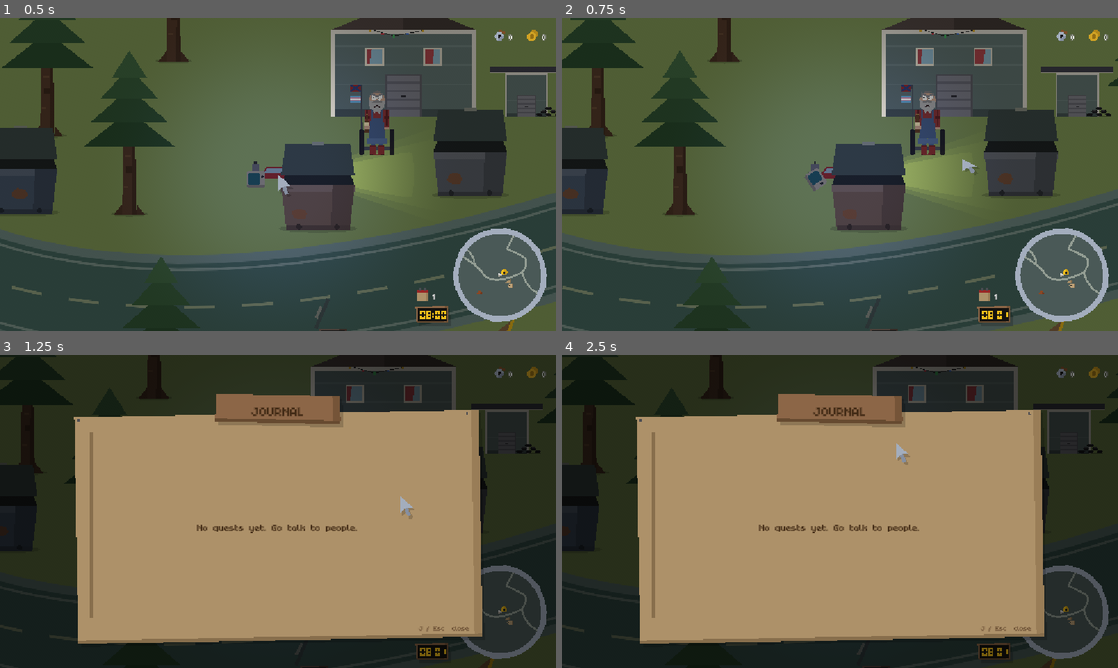
Above: before the commit, frames 1-4 (two rows, left to right).
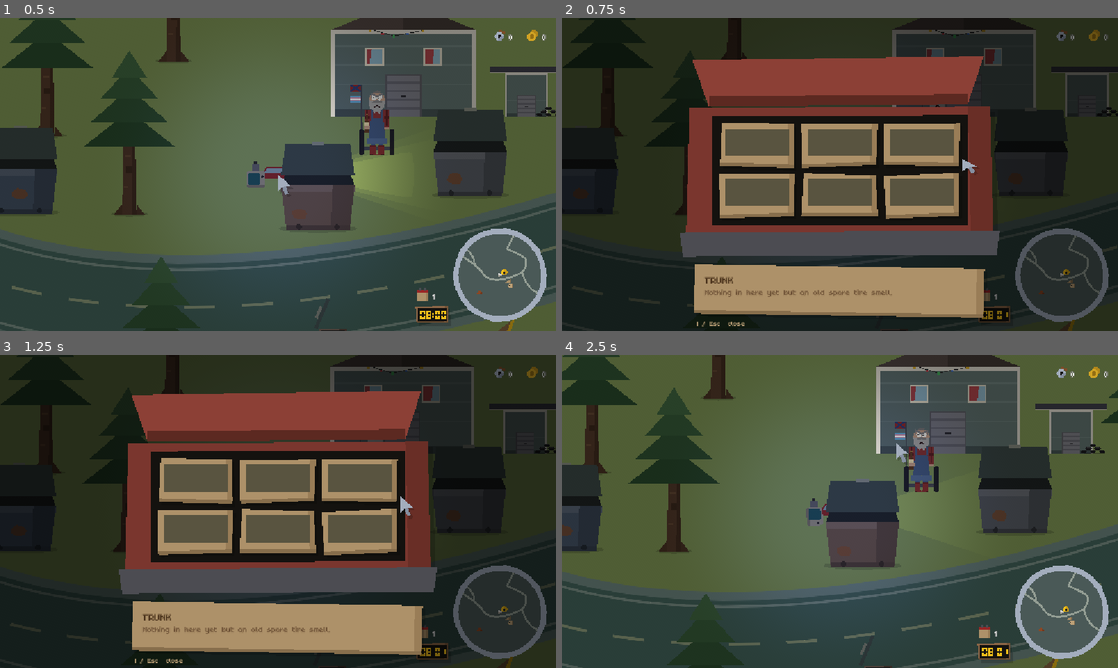
Above: after the commit, the same moments.

Repository: davidkovacwebdev/junkyard-drag-racing
Game: Godot game, scene res://scenes/world/main.tscn
The game is run twice, just before and just after one commit, with the same random seed, the same clock (stepped at 60 frames per second) and the same inputs. This scene is started directly instead of the project's main scene.
Inputs (mouse positions are in pixels of both pictures, inside the frame that each line leads up to):
- Up to frame 1 (0.5 s): no input
- Up to frame 2 (0.75 s): tap Enter (ui_accept) at 0.5 s; move the mouse to (962, 158) at 0.52 s; hold Right (ui_right) from 0.53 s (still down); tap I at 0.6 s; click (962, 158) at 0.67 s
- Up to frame 3 (1.25 s): keep holding Right (ui_right); tap Enter (ui_accept) at 0.77, 1.07 s; tap J at 0.8 s
- Up to frame 4 (2.5 s): release Right (ui_right) at 1.25 s; drag from (728, 527) to (812, 574) at 1.27 s; tap Enter (ui_accept) at 2 s; move the mouse to (895, 442) at 2.02 s; hold Right (ui_right) from 2.03 s (still down); tap E at 2.1 s; click (895, 442) at 2.17 s; tap I at 2.3 s

Frame 1 is identical in both runs. In frame 2, 88% of the frame differs, in the area x 0-100%, y 0-100%; in frame 3, 53%; in frame 4, 96%.

Commit message:
Add the trunk: I opens the car's trunk with six item slots
- Trunk autoload draws the open trunk (lid up, boot space, bumper) with six
  cardboard slots holding Inventory.owned_items; hover shows name and
  description. Pauses like the journal; I or Esc closes.
- Inventory holds at most 6 items; the shop says so when the trunk is full
  and mentions bought items go in the trunk.
- Journal.hud_allowed() shared so both overlays open in the same places.
- trunk_open / trunk_close synthesized sounds.

Co-Authored-By: Claude Opus 5.5 <noreply@anthropic.com>

Diff:
--- a/autoload/inventory.gd
+++ b/autoload/inventory.gd
@@ -38,6 +38,8 @@
 ## Tools and gadgets bought at the shop (see ItemData). Owning one is all
 ## there is to it: an item is either had or not.
 var owned_items: Array[ItemData] = []
+## Spaces in the trunk (I), and so the most items the player can carry.
+const ITEM_SLOTS := 6
 
 ## Add to the scrap tally. Returns the new total.
 func add_scrap(amount: int) -> int:
@@ -189,10 +191,13 @@
 			return true
 	return false
 
-## Pays for `item` and adds it. False (and nothing changes) when it's already
-## owned or the player can't afford it.
+func is_trunk_full() -> bool:
+	return owned_items.size() >= ITEM_SLOTS
+
+## Pays for `item` and puts it in the trunk. False (and nothing changes) when
+## it's already owned, the trunk is full, or the player can't afford it.
 func buy_item(item: ItemData) -> bool:
-	if item == null or has_item(item.id) or money < item.price:
+	if item == null or has_item(item.id) or is_trunk_full() or money < item.price:
 		return false
 	money -= item.price
 	owned_items.append(item)
--- a/autoload/journal.gd
+++ b/autoload/journal.gd
@@ -97,10 +97,10 @@
 		get_viewport().set_input_as_handled()
 
 func _process(_delta: float) -> void:
-	_tracker.visible = Quests.tracked != null and not _open and _hud_allowed()
+	_tracker.visible = Quests.tracked != null and not _open and hud_allowed()
 	if _tracker.visible:
 		_refresh_tracker()
-	if _toast.visible and (not _hud_allowed() or _dialog_open()):
+	if _toast.visible and (not hud_allowed() or _dialog_open()):
 		_toast.visible = false
 	if not _pending_toast.is_empty() and not _dialog_open():
 		var card := _pending_toast
@@ -109,9 +109,11 @@
 
 ## The world (or a building) is on screen and nothing else has the player.
 func _can_open() -> bool:
-	return _hud_allowed() and not get_tree().paused
-
-func _hud_allowed() -> bool:
+	return hud_allowed() and not get_tree().paused
+
+## The world (or a building) is on screen: not a menu, not a race, no
+## cutscene. The trunk (I) uses the same rule.
+func hud_allowed() -> bool:
 	var scene := get_tree().current_scene
 	if scene == null or Cutscenes.is_active():
 		return false
--- /dev/null
+++ b/autoload/trunk.gd
@@ -0,0 +1,161 @@
+extends CanvasLayer
+## The trunk (autoload `Trunk`): I pops the car's trunk open to show the
+## things the player carries that aren't car parts: quest items, gadgets,
+## anything bought at the shop (Inventory.owned_items). Six spaces, filled
+## in the order things were picked up. Hover a space to read what's in it.
+##
+## Pauses the game like the journal and the pause menu; I or Esc closes it.
+## Only opens where the journal can (world and buildings, no cutscene).
+
+const LAYER := 46
+const PANEL_SIZE := Vector2(660.0, 420.0)
+const COLUMNS := 3
+const SLOT_GAP := Vector2(18.0, 16.0)
+const OVERLAY_ALPHA := 0.5
+const EMPTY_HINT := "Hover something to look at it."
+const NOTHING_HINT := "Nothing in here yet but an old spare tire smell."
+
+var _open: bool = false
+
+var _root: Control
+var _panel: TrunkPanel
+var _slots: Array[TrunkSlot] = []
+var _info_name: Label
+var _info_text: Label
+
+func _ready() -> void:
+	layer = LAYER
+	process_mode = Node.PROCESS_MODE_ALWAYS
+	_build()
+
+func is_open() -> bool:
+	return _open
+
+func open() -> void:
+	if _open or not _can_open():
+		return
+	_open = true
+	get_tree().paused = true
+	_fill_slots()
+	_show_info(null)
+	_root.visible = true
+	_pop(_panel)
+	Sfx.play(&"trunk_open", -5.0, 0.04)
+
+func close() -> void:
+	if not _open:
+		return
+	_open = false
+	_root.visible = false
+	get_tree().paused = false
+	Sfx.play(&"trunk_close", -5.0, 0.04)
+
+func _input(event: InputEvent) -> void:
+	if not (event is InputEventKey and event.pressed and not event.echo):
+		return
+	var key: Key = event.physical_keycode
+	if _open and (key == KEY_I or key == KEY_ESCAPE):
+		close()
+		get_viewport().set_input_as_handled()
+	elif not _open and key == KEY_I and _can_open():
+		open()
+		get_viewport().set_input_as_handled()
+
+func _can_open() -> bool:
+	return Journal.hud_allowed() and not get_tree().paused
+
+func _fill_slots() -> void:
+	var items := Inventory.owned_items
+	for i in _slots.size():
+		_slots[i].item = items[i] if i < items.size() else null
+
+func _show_info(item: ItemData) -> void:
+	if item != null:
+		_info_name.text = item.display_name
+		_info_text.text = item.description
+	else:
+		_info_name.text = "TRUNK"
+		_info_text.text = EMPTY_HINT if not Inventory.owned_items.is_empty() else NOTHING_HINT
+
+# --- Building ------------------------------------------------------------------------
+
+func _build() -> void:
+	_root = Control.new()
+	_root.set_anchors_preset(Control.PRESET_FULL_RECT)
+	_root.visible = false
+	add_child(_root)
+
+	var overlay := ColorRect.new()
+	overlay.color = Color(0, 0, 0, OVERLAY_ALPHA)
+	overlay.set_anchors_preset(Control.PRESET_FULL_RECT)
+	_root.add_child(overlay)
+
+	_panel = TrunkPanel.new()
+	_panel.set_anchors_preset(Control.PRESET_CENTER)
+	_panel.offset_left = -PANEL_SIZE.x * 0.5
+	_panel.offset_right = PANEL_SIZE.x * 0.5
+	_panel.offset_top = -PANEL_SIZE.y * 0.5 - 40.0
+	_panel.offset_bottom = PANEL_SIZE.y * 0.5 - 40.0
+	_panel.mouse_filter = Control.MOUSE_FILTER_IGNORE
+	_root.add_child(_panel)
+
+	var opening := Rect2(TrunkPanel.OPENING.position * PANEL_SIZE, TrunkPanel.OPENING.size * PANEL_SIZE)
+	var rows := ceili(float(Inventory.ITEM_SLOTS) / COLUMNS)
+	var slot_size := (opening.size - SLOT_GAP * Vector2(COLUMNS + 1, rows + 1)) / Vector2(COLUMNS, rows)
+	for i in Inventory.ITEM_SLOTS:
+		var slot := TrunkSlot.new()
+		var cell := Vector2(i % COLUMNS, i / COLUMNS)
+		slot.position = opening.position + SLOT_GAP + cell * (slot_size + SLOT_GAP)
+		slot.size = slot_size
+		slot.hovered.connect(func(s: TrunkSlot) -> void: _show_info(s.item))
+		slot.unhovered.connect(func(_s: TrunkSlot) -> void: _show_info(null))
+		_panel.add_child(slot)
+		_slots.append(slot)
+
+	var info := ScrapPanel.new()
+	info.body_color = UiPalette.CARDBOARD_BASE
+	info.shade_color = UiPalette.CARDBOARD_SHADE
+	info.skirt_color = UiPalette.CARDBOARD_DARK
+	info.tilt_degrees = 0.8
+	info.jitter_seed = 223
+	info.nails = false
+	info.mouse_filter = Control.MOUSE_FILTER_IGNORE
+	info.set_anchors_preset(Control.PRESET_CENTER)
+	info.offset_left = -PANEL_SIZE.x * 0.5 + 30.0
+	info.offset_right = PANEL_SIZE.x * 0.5 - 30.0
+	info.offset_top = PANEL_SIZE.y * 0.5 - 20.0
+	info.offset_bottom = PANEL_SIZE.y * 0.5 + 80.0
+	_root.add_child(info)
+
+	_info_name = _make_label(24, UiPalette.TEXT_BROWN)
+	_info_name.position = Vector2(20.0, 10.0)
+	_info_name.size = Vector2(PANEL_SIZE.x - 100.0, 30.0)
+	info.add_child(_info_name)
+	_info_text = _make_label(18, UiPalette.SURFACE_DARK)
+	_info_text.position = Vector2(20.0, 40.0)
+	_info_text.size = Vector2(PANEL_SIZE.x - 100.0, 50.0)
+	_info_text.autowrap_mode = TextServer.AUTOWRAP_WORD_SMART
+	info.add_child(_info_text)
+
+	var hint := _make_label(16, UiPalette.CARDBOARD_LIGHT)
+	hint.text = "I / Esc  close"
+	hint.set_anchors_preset(Control.PRESET_CENTER)
+	hint.offset_left = -PANEL_SIZE.x * 0.5 + 34.0
+	hint.offset_right = -PANEL_SIZE.x * 0.5 + 234.0
+	hint.offset_top = PANEL_SIZE.y * 0.5 + 86.0
+	hint.offset_bottom = PANEL_SIZE.y * 0.5 + 110.0
+	_root.add_child(hint)
+
+func _make_label(font_size: int, color: Color) -> Label:
+	var label := Label.new()
+	label.add_theme_font_size_override("font_size", font_size)
+	label.add_theme_color_override("font_color", color)
+	label.mouse_filter = Control.MOUSE_FILTER_IGNORE
+	return label
+
+## The lid bounces as it swings up.
+func _pop(control: Control) -> void:
+	control.pivot_offset = Vector2(control.size.x * 0.5, control.size.y)
+	control.scale = Vector2(1.04, 0.9)
+	var tween := create_tween().set_trans(Tween.TRANS_ELASTIC).set_ease(Tween.EASE_OUT)
+	tween.tween_property(control, "scale", Vector2.ONE, 0.5)
--- a/project.godot
+++ b/project.godot
@@ -38,6 +38,7 @@
 Cutscenes="*res://autoload/cutscenes.gd"
 Quests="*res://autoload/quests.gd"
 Journal="*res://autoload/journal.gd"
+Trunk="*res://autoload/trunk.gd"
 
 [display]
 
--- a/scripts/audio/sound_library.gd
+++ b/scripts/audio/sound_library.gd
@@ -20,6 +20,8 @@
 	&"quest_complete",
 	&"beer_sip",
 	&"grandpa_twitch",
+	&"trunk_open",
+	&"trunk_close",
 	&"ignition_click",
 	&"headlight_click",
 	&"engine_stall",
@@ -103,6 +105,8 @@
 	&"journal_flip",
 	&"quest_added",
 	&"quest_complete",
+	&"trunk_open",
+	&"trunk_close",
 ]
 
 const AMBIENT_SOUNDS: Array[StringName] = [
@@ -142,6 +146,8 @@
 		&"quest_complete": return _quest_complete()
 		&"beer_sip": return _beer_sip(rng)
 		&"grandpa_twitch": return _grandpa_twitch(rng)
+		&"trunk_open": return _trunk_open(rng)
+		&"trunk_close": return _trunk_close(rng)
 		&"ignition_click": return _ignition_click(rng)
 		&"headlight_click": return _headlight_click(rng)
 		&"engine_stall": return _engine_stall(rng)
@@ -640,6 +646,24 @@
 		t += length + rng.randf_range(0.005, 0.03)
 	return Synth.finish(out, 0.55)
 
+## Popping a rusty trunk: the latch clacks, the hinges groan as the lid
+## swings up, and it bounces to a stop.
+static func _trunk_open(rng: RandomNumberGenerator) -> PackedFloat32Array:
+	var out := Synth.silence(0.6)
+	Synth.mix_into(out, Synth.thump(0.05, 2400.0, 0.001, 0.02, rng), 0.0, 0.7)
+	Synth.mix_into(out, Synth.tones(0.34, [[[0.0, 190.0], [0.3, 320.0]]], {
+		square = 0.6,
+		amp = [[0.0, 0.0], [0.04, 0.35], [0.28, 0.25], [0.34, 0.0]],
+	}), 0.05, 0.5)
+	Synth.mix_into(out, Synth.thump(0.16, 260.0, 0.004, 0.08, rng), 0.4, 0.8)
+	return Synth.finish(out, 0.65)
+
+## Slamming it shut: a heavy tinny thud with the latch catching in it.
+static func _trunk_close(rng: RandomNumberGenerator) -> PackedFloat32Array:
+	var out := Synth.thump(0.3, 320.0, 0.003, 0.12, rng)
+	Synth.mix_into(out, Synth.thump(0.05, 2800.0, 0.001, 0.02, rng), 0.03, 0.6)
+	return Synth.finish(out, 0.75)
+
 ## Tiny dull tick as the cursor slides onto a button — a fingernail on tin.
 static func _ui_hover() -> PackedFloat32Array:
 	return Synth.tones(0.035, [[[0.0, 700.0], [0.035, 560.0]]], {
--- a/scripts/shop/shop.gd
+++ b/scripts/shop/shop.gd
@@ -34,7 +34,8 @@
 @export_group("Lines")
 @export var greet_line: String = "Welcome, welcome! Everything's for sale. Almost everything works."
 @export var browse_line: String = "Anything else catch your eye?"
-@export var bought_line: String = "Pleasure doin' business."
+@export var bought_line: String = "Pleasure doin' business. It's in your trunk."
+@export var full_line: String = "Your trunk's full, pal. Make some room first."
 @export var broke_line: String = "Come back when you got the cash, pal."
 @export var owned_line: String = "You already got one of those."
 
@@ -115,6 +116,9 @@
 func _on_buy_pressed(item: ItemData) -> void:
 	if Inventory.has_item(item.id):
 		_dialog.say(owned_line)
+	elif Inventory.is_trunk_full():
+		Sfx.play(&"denied", -6.0, 0.0)
+		_dialog.say(full_line)
 	elif Inventory.buy_item(item):
 		Sfx.play(&"cash_register", -4.0, 0.0)
 		_dialog.say(bought_line)
--- /dev/null
+++ b/scripts/ui/trunk_panel.gd
@@ -0,0 +1,65 @@
+@tool
+class_name TrunkPanel
+extends Control
+## The open trunk of the player's car, seen from behind: the lid propped up
+## on top, the dark boot space in the middle (where the TrunkSlots sit) and
+## the bumper along the bottom. Seven flat shapes, sized from `size`.
+##
+## Paint is a muted tone-step of the starter car's red, so it reads as the
+## same car without a big loud-red surface.
+
+const PAINT := Color(0.48, 0.21, 0.18)
+const PAINT_LIGHT := Color(0.55, 0.25, 0.21)
+const PAINT_SHADE := Color(0.41, 0.18, 0.15)
+const LID_SHADE := Color(0.36, 0.16, 0.13)
+const SHADOW_OFFSET := Vector2(10.0, 12.0)
+
+## The boot space as fractions of the panel, so slots can be laid out in it.
+const OPENING := Rect2(0.1, 0.3, 0.8, 0.54)
+
+func _notification(what: int) -> void:
+	if what == NOTIFICATION_RESIZED:
+		queue_redraw()
+
+## The boot space in local pixels.
+func opening_rect() -> Rect2:
+	return Rect2(OPENING.position * size, OPENING.size * size)
+
+func _draw() -> void:
+	var body := _points([
+		Vector2(0.03, 0.26), Vector2(0.97, 0.25), Vector2(0.98, 0.9), Vector2(0.02, 0.91),
+	])
+	_poly(_offset(body, SHADOW_OFFSET), UiPalette.SHADOW)
+	_poly(body, PAINT)
+	_poly(_points([
+		Vector2(0.9, 0.25), Vector2(0.97, 0.25), Vector2(0.98, 0.9), Vector2(0.91, 0.9),
+	]), PAINT_SHADE)
+	# The lid, propped open: wider at its top edge, leaning back over the boot.
+	_poly(_points([
+		Vector2(0.04, 0.02), Vector2(0.95, 0.0), Vector2(0.9, 0.24), Vector2(0.09, 0.25),
+	]), PAINT_LIGHT)
+	_poly(_points([
+		Vector2(0.09, 0.2), Vector2(0.9, 0.19), Vector2(0.9, 0.24), Vector2(0.09, 0.25),
+	]), LID_SHADE)
+	var o := opening_rect()
+	_poly(PackedVector2Array([
+		o.position, Vector2(o.end.x, o.position.y - 2.0), o.end, Vector2(o.position.x, o.end.y + 2.0),
+	]), UiPalette.VOID)
+	_poly(_points([
+		Vector2(0.0, 0.88), Vector2(1.0, 0.87), Vector2(0.99, 0.99), Vector2(0.01, 1.0),
+	]), UiPalette.METAL_GREY)
+
+func _points(fractions: Array) -> PackedVector2Array:
+	var out := PackedVector2Array()
+	for f: Vector2 in fractions:
+		out.append(f * size)
+	return out
+
+func _offset(points: PackedVector2Array, by: Vector2) -> PackedVector2Array:
+	var out := PackedVector2Array()
+	for p in points:
+		out.append(p + by)
+	return out
+
+func _poly(points: PackedVector2Array, color: Color) -> void:
+	draw_colored_polygon(points, color)
--- /dev/null
+++ b/scripts/ui/trunk_slot.gd
@@ -0,0 +1,71 @@
+class_name TrunkSlot
+extends Control
+## One of the six spaces in the trunk: a cardboard card with a dark inset
+## where the item's icon sits (the `ui-style` card). Hovering it lights the
+## card a tone and flags it with the yellow sliver; an empty slot stays a
+## plain dim card.
+
+signal hovered(slot: TrunkSlot)
+signal unhovered(slot: TrunkSlot)
+
+const ICON_SCALE := 0.9
+const INSET := 10.0
+const SLIVER_HEIGHT := 6.0
+
+var item: ItemData = null:
+	set(value):
+		item = value
+		_rebuild_icon()
+		queue_redraw()
+
+var _icon: Node2D = null
+var _hover: bool = false
+var _board := ScrapBoard.new()
+
+func _init() -> void:
+	mouse_filter = Control.MOUSE_FILTER_STOP
+	mouse_entered.connect(func() -> void:
+		_hover = true
+		queue_redraw()
+		hovered.emit(self))
+	mouse_exited.connect(func() -> void:
+		_hover = false
+		queue_redraw()
+		unhovered.emit(self))
+
+func _ready() -> void:
+	_board.nails = false
+	_board.jitter_seed = get_index() + 211
+	_board.tilt_degrees = 1.0 if get_index() % 2 == 0 else -1.0
+
+func _notification(what: int) -> void:
+	if what == NOTIFICATION_RESIZED:
+		queue_redraw()
+		_place_icon()
+
+func _draw() -> void:
+	var lit := _hover and item != null
+	_board.body_color = UiPalette.CARDBOARD_LIGHT if lit else UiPalette.CARDBOARD_BASE
+	_board.shade_color = UiPalette.CARDBOARD_SHADE
+	_board.skirt_color = UiPalette.CARDBOARD_DARK
+	_board.highlight_color = UiPalette.ACCENT_YELLOW if lit else Color.TRANSPARENT
+	_board.draw(self, Rect2(Vector2.ZERO, size))
+	var gap := Rect2(Vector2(INSET, INSET), size - Vector2(INSET, INSET + SLIVER_HEIGHT) * 2.0)
+	draw_rect(gap, UiPalette.CARDBOARD_DARK if item != null else UiPalette.STAT_EMPTY)
+
+func _rebuild_icon() -> void:
+	if _icon != null:
+		_icon.queue_free()
+		_icon = null
+	if item == null or item.icon_scene == null:
+		return
+	_icon = item.icon_scene.instantiate() as Node2D
+	add_child(_icon)
+	_place_icon()
+
+func _place_icon() -> void:
+	if _icon == null:
+		return
+	_icon.position = size * 0.5 - Vector2(0.0, SLIVER_HEIGHT * 0.5)
+	var fit := minf(size.x, size.y) / 80.0
+	_icon.scale = Vector2.ONE * ICON_SCALE * fit
Not shown, added: autoload/trunk.gd.uid
Not shown, added: scripts/ui/trunk_panel.gd.uid
Not shown, added: scripts/ui/trunk_slot.gd.uid
Not shown, changed: .claude/skills/sound-design/SKILL.md
